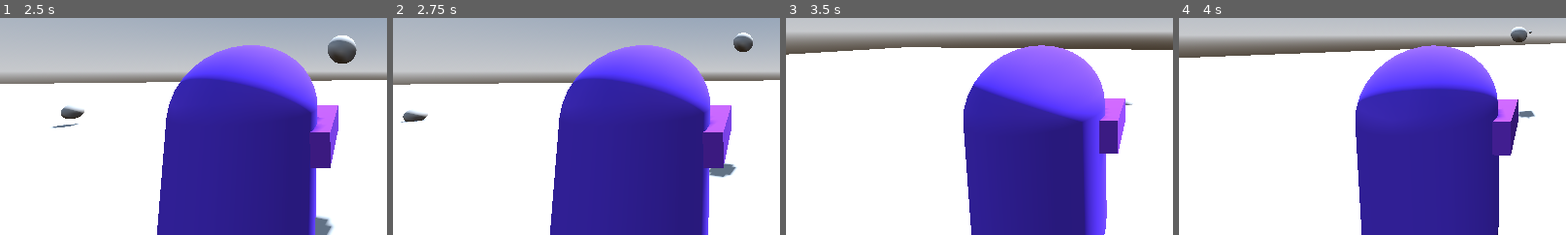
Above: before the commit, frames 1-4 (left to right).
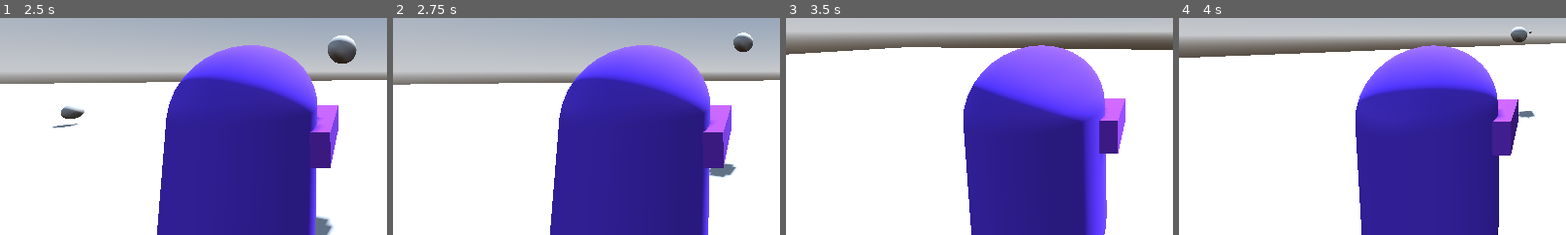
Above: after the commit, the same moments.

Repository: NxKuma/ISCS_3D
Game: Godot game, scene res://Scene/main.tscn
The game is run twice, just before and just after one commit, with the same random seed, the same clock (stepped at 60 frames per second) and the same inputs.
Inputs (mouse positions are % of the whole screen's width and height, from its top left):
- Up to frame 1 (2.5 s): tap Enter (ui_accept) at 0.5, 0.77, 1.52 s; move the mouse to (55, 50) at 0.52 s; hold W (up) from 0.53 s (still down); click (55, 50) at 0.6 s; move the mouse to (45, 50) at 1.27 s; right-click (45, 50) at 1.35 s; click (45, 50) at 1.55 s; move the mouse to (52, 48) at 2.02 s; hold Shift (run) from 2.03 s (still down); click (52, 48) at 2.3 s
- Up to frame 2 (2.75 s): keep holding W (up); keep holding Shift (run)
- Up to frame 3 (3.5 s): keep holding W (up); move the mouse to (49, 52) at 2.77 s; release Shift (run) at 2.78 s; click (49, 52) at 2.85 s; tap Enter (ui_accept) at 3.02 s
- Up to frame 4 (4 s): keep holding W (up); move the mouse to (57, 51) at 3.52 s; click (57, 51) at 3.6 s; tap Enter (ui_accept) at 3.77 s
The pictures show only the part of the screen within x 4-54%, y 43-92%; the shares and areas given below are measured in that part.

Frame 1 is identical in both runs. In frame 2, 0.3% of the frame differs, in the area x 2-10%, y 42-49%; in frame 3, less than 0.1%; in frame 4, nothing differs.

Commit message:
Bullet collision

Diff:
--- a/3rd-person-shooter/Scene/bullet.tscn
+++ b/3rd-person-shooter/Scene/bullet.tscn
@@ -21,8 +21,5 @@
 one_shot = true
 autostart = true
 
-[node name="RayCast3D" type="RayCast3D" parent="."]
-target_position = Vector3(10, 0, 0)
-
 [connection signal="body_entered" from="." to="." method="_on_body_entered"]
 [connection signal="timeout" from="Timer" to="." method="_on_timer_timeout"]
--- a/3rd-person-shooter/Scene/player.tscn
+++ b/3rd-person-shooter/Scene/player.tscn
@@ -15,7 +15,7 @@
 [sub_resource type="StandardMaterial3D" id="StandardMaterial3D_e5ids"]
 albedo_color = Color(0.415686, 0.176471, 0.741176, 1)
 
-[node name="Player" type="CharacterBody3D"]
+[node name="Player" type="CharacterBody3D" groups=["Player"]]
 script = ExtResource("1_4wdhb")
 
 [node name="BodyCollision" type="CollisionShape3D" parent="."]
--- a/3rd-person-shooter/Script/bullet.gd
+++ b/3rd-person-shooter/Script/bullet.gd
@@ -12,5 +12,6 @@
 	queue_free()
 
 
-#func _on_body_entered(body: Node3D) -> void:
-	#queue_free()
+func _on_body_entered(body: Node3D) -> void:
+	if !body.is_in_group("Player"):
+		queue_free()
--- a/3rd-person-shooter/Script/player.gd
+++ b/3rd-person-shooter/Script/player.gd
@@ -39,7 +39,6 @@
 		pivot.position = pivot.position.lerp(Vector3(0.174,0.964,0), 0.5)
 
 	if Input.is_action_just_pressed("shoot") and can_shoot:
-		print("Hello")
 		shoot()
 
 	# Handle Jump.
--- a/3rd-person-shooter/project.godot
+++ b/3rd-person-shooter/project.godot
@@ -14,6 +14,10 @@
 run/main_scene="res://Scene/main.tscn"
 config/features=PackedStringArray("4.3", "GL Compatibility")
 config/icon="res://icon.svg"
+
+[global_group]
+
+Player=""
 
 [input]
 
